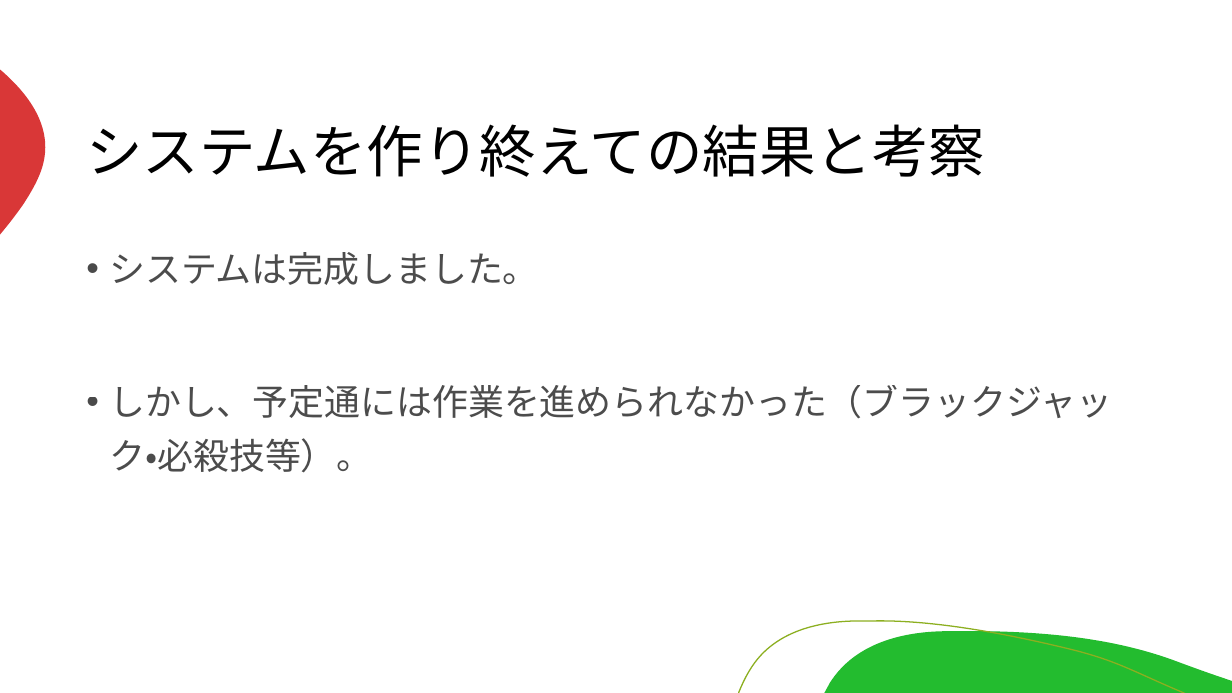
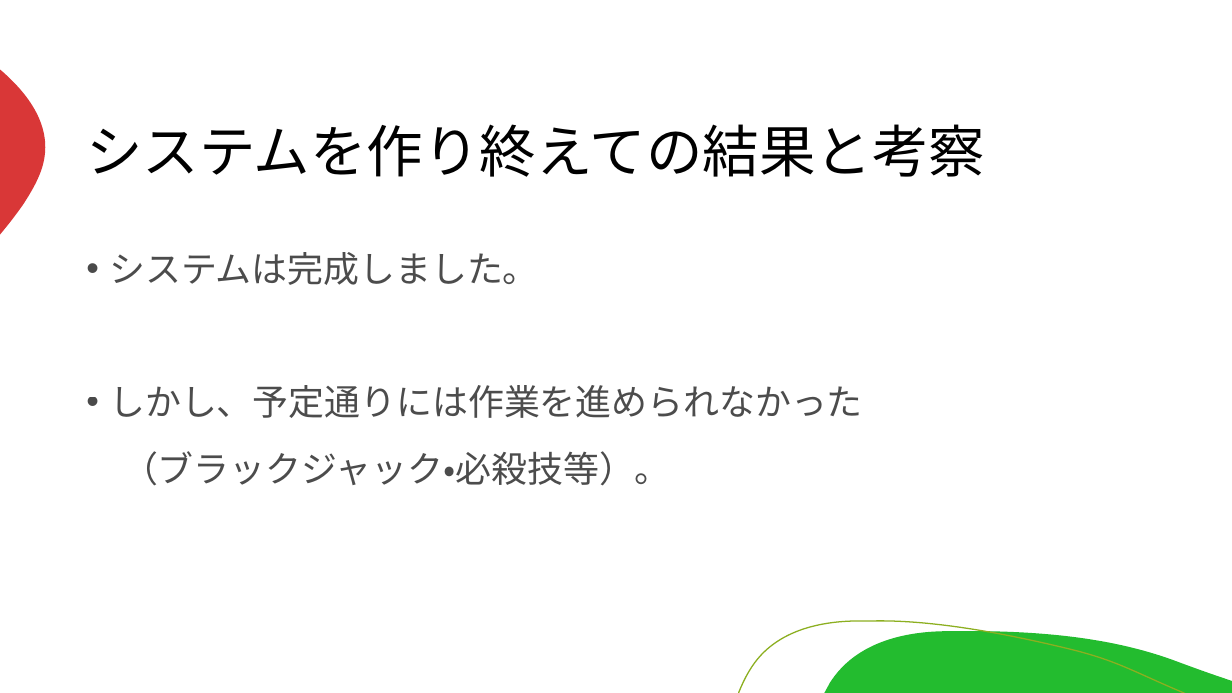
Before and after one commit to miyagiryusei/Excel, a slide deck: slide 8 of 発表資料.pptx. Drawn at 1232x693 pixels with LibreOffice and Linux fonts; fonts in the diff are those of the drawing. Boxes give left, top, right and bottom in pixels: in the first picture for what was removed or moved away, otherwise in the second. Text is boxed around its words. In the diff, an @@ line names an element or a change of style, - is before the commit and + after.

```diff
--- a/発表資料.pptx
+++ b/発表資料.pptx
@@ text at [109,385,863,486]: text changed @@
-• しかし、予定通には作業を進められなかった（ブラックジャック・必殺技等）。
+• しかし、予定通りには作業を進められなかった
+（ブラックジャック・必殺技等）。
```
Also in this commit, not shown: 10 other slides changed.
